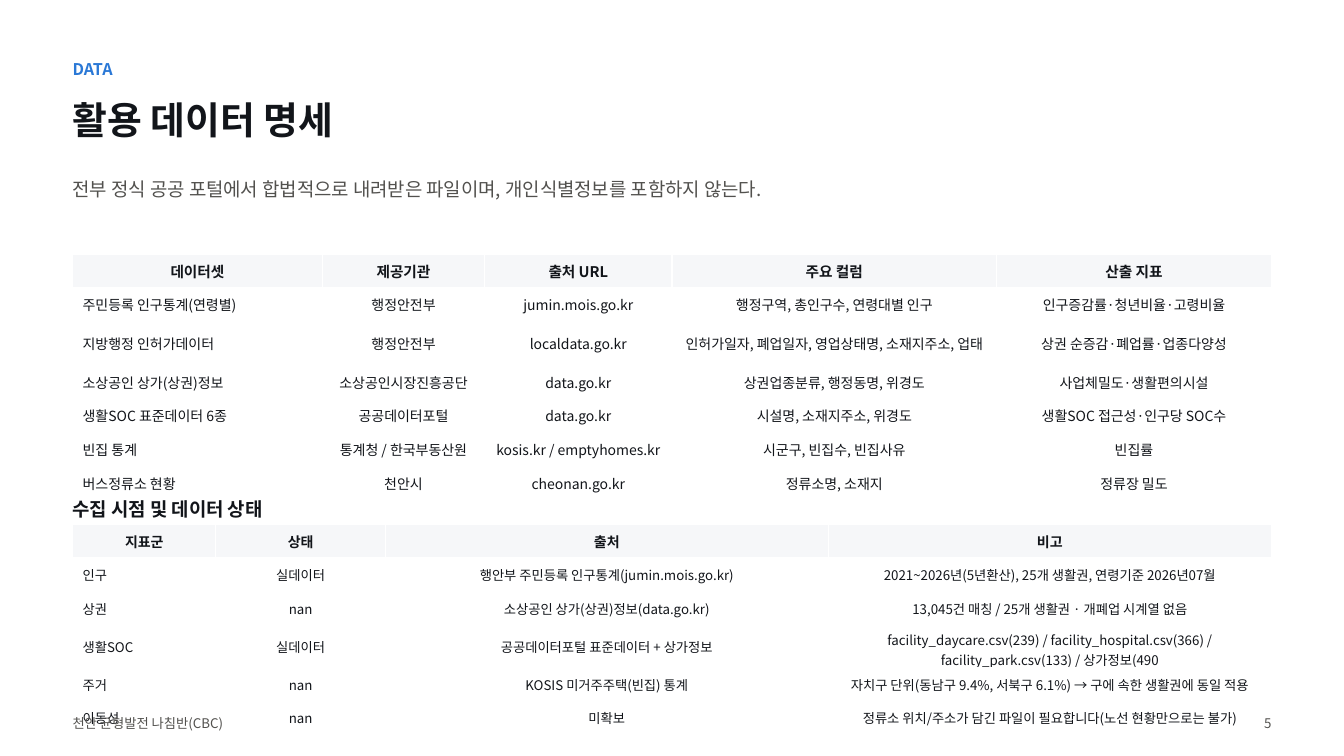
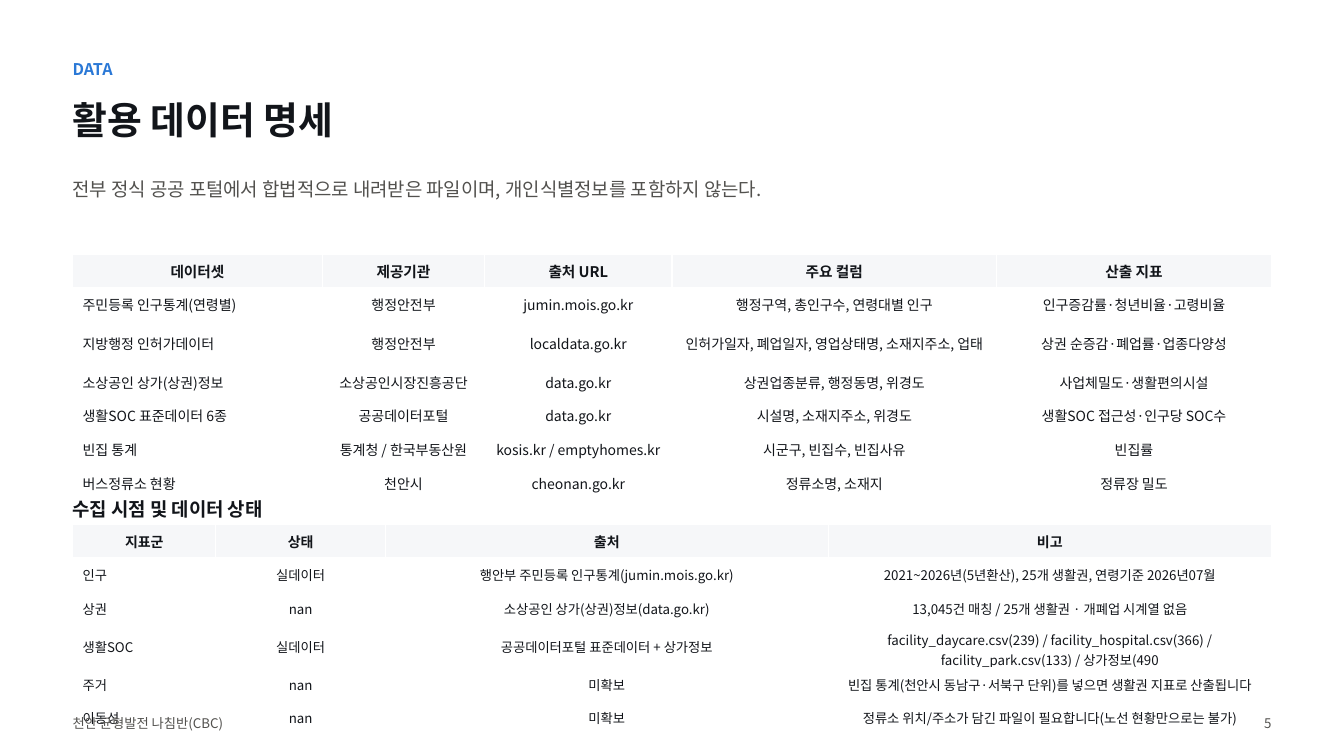
Before and after one commit to BioCode67/2026-AI-, a slide deck: slide 6 of deliverables/기획서_천안균형발전나침반_CBC.pptx. Drawn at 1344x756 pixels with LibreOffice and Linux fonts; fonts in the diff are those of the drawing. Boxes give left, top, right and bottom in pixels: in the first picture for what was removed or moved away, otherwise in the second. Text is boxed around its words. In the diff, an @@ line names an element or a change of style, - is before the commit and + after.

```diff
--- a/deliverables/기획서_천안균형발전나침반_CBC.pptx
+++ b/deliverables/기획서_천안균형발전나침반_CBC.pptx
@@ table at (73, 524, 1272, 731) @@
-row 5, column 3: KOSIS 미거주주택(빈집) 통계
+row 5, column 3: 미확보
-row 5, column 4: 자치구 단위(동남구 9.4%, 서북구 6.1%) → 구에 속한 생활권에 동일 적용
+row 5, column 4: 빈집 통계(천안시 동남구·서북구 단위)를 넣으면 생활권 지표로 산출됩니다
```
Also in this commit, not shown: 14 other slides changed, 21 other files.
